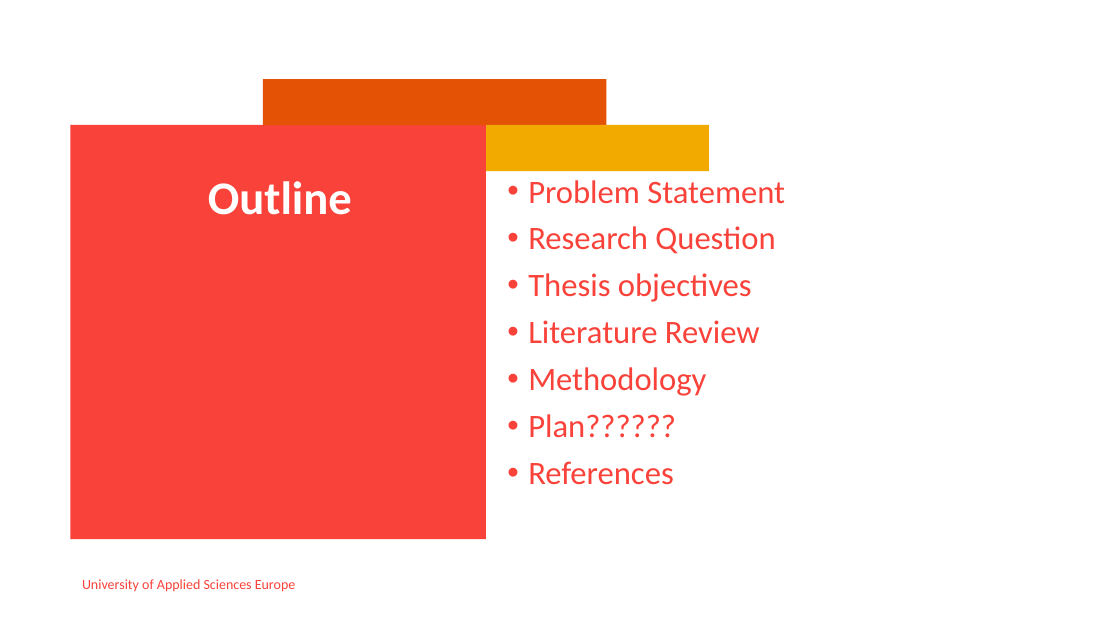
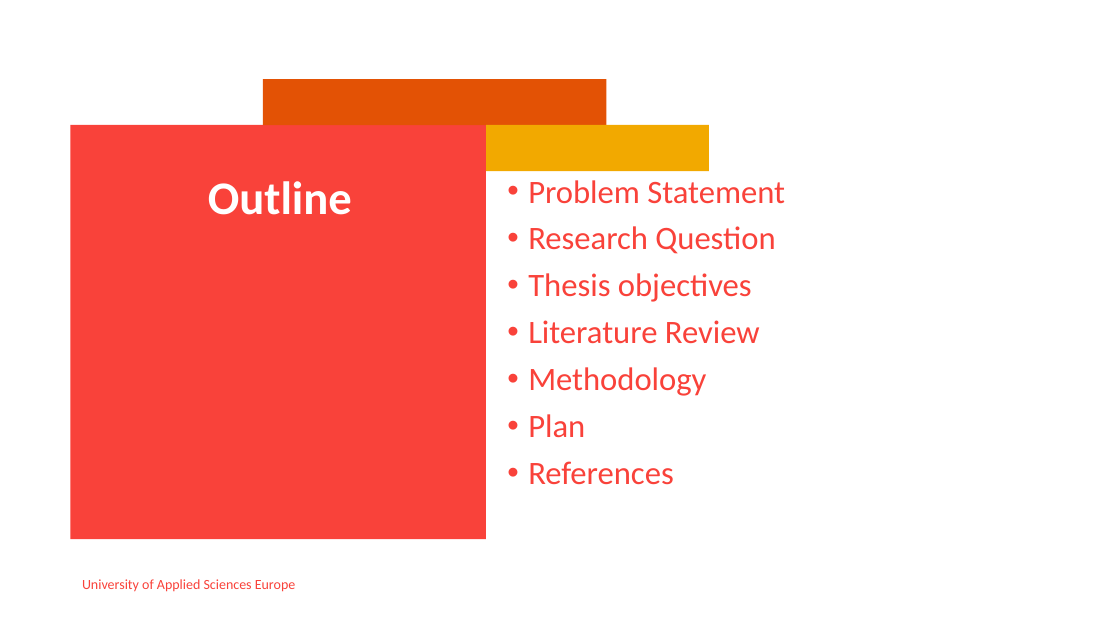
Before and after one commit to Rouxxel/thesis-bachelor, a slide deck: slide 2 of documentation/Thesis_presentation_Sebastian_Russo.pptx. Drawn at 1120x630 pixels with LibreOffice and Linux fonts; fonts in the diff are those of the drawing; background and template pictures are left out. Boxes give left, top, right and bottom in pixels: in the first picture for what was removed or moved away, otherwise in the second. Text is boxed around its words. In the diff, an @@ line names an element or a change of style, - is before the commit and + after.

```diff
--- a/documentation/Thesis_presentation_Sebastian_Russo.pptx
+++ b/documentation/Thesis_presentation_Sebastian_Russo.pptx
@@ text at box(528, 414, 585, 438): text changed @@
-• Plan??????
+• Plan
```
Also in this commit, not shown: 3 other slides changed.
